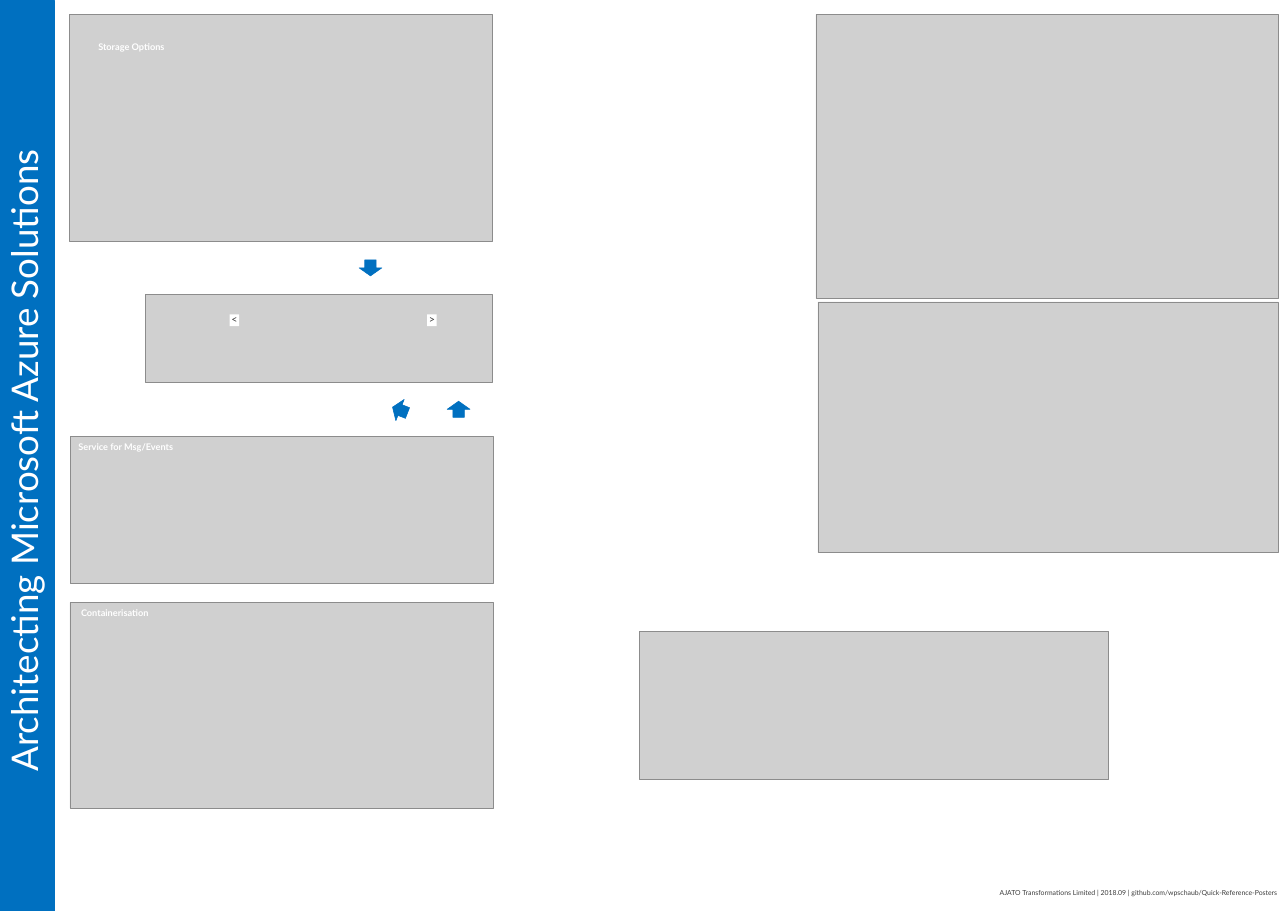
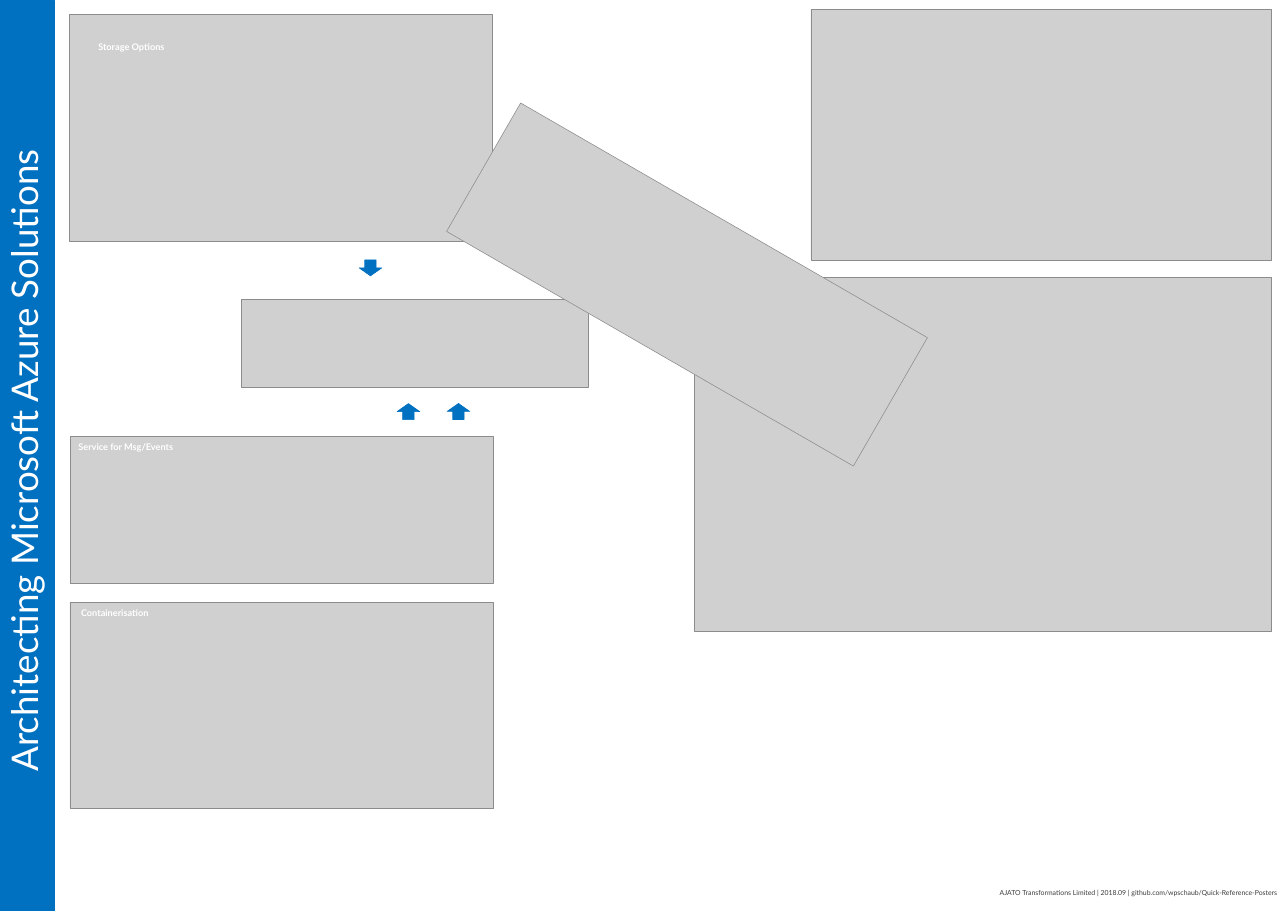
Before and after one commit to wpschaub/quick-reference-posters, a slide deck: slide 3 of src/azure/architecting-microsoft-azure-solutions.pptx. Drawn at 1288x911 pixels with LibreOffice and Linux fonts; fonts in the diff are those of the drawing; grey boxes stand for pictures; background and template pictures are left out. Boxes give left, top, right and bottom in pixels: in the first picture for what was removed or moved away, otherwise in the second. Text is boxed around its words. In the diff, an @@ line names an element or a change of style, - is before the commit and + after.

```diff
--- a/src/azure/architecting-microsoft-azure-solutions.pptx
+++ b/src/azure/architecting-microsoft-azure-solutions.pptx
@@ picture: place and size @@
-picture at <box>818,302,1278,552</box>
+picture at <box>811,9,1270,260</box>
@@ picture at <box>447,103,927,466</box>: rotation 0 to 30 degrees @@
@@ picture: place and size @@
-picture at <box>145,295,492,383</box>
+picture at <box>241,299,588,387</box>
@@ picture: place and size @@
-picture at <box>816,14,1278,298</box>
+picture at <box>694,278,1270,631</box>
@@ rectangle removed at <box>230,314,239,326</box> @@
-<
@@ rectangle removed at <box>427,314,436,326</box> @@
->
@@ down arrow at <box>397,404,420,420</box>: rotation 111 to 180 degrees @@
```
Also in this commit, not shown: 1 other slide changed, 1 other file.
